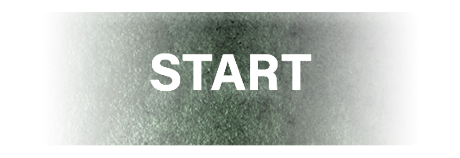
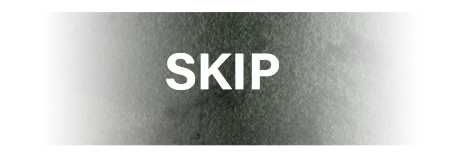
Layers edited between the first and the second 460px x 158px image:
added layer "Layer 9" in group "Group 1" over (166, 53, 279, 90)
added layer "Layer 4 copy" in group "Group 1" over (47, 12, 409, 146)
hid "Layer 1 copy" over (47, 12, 409, 146)
